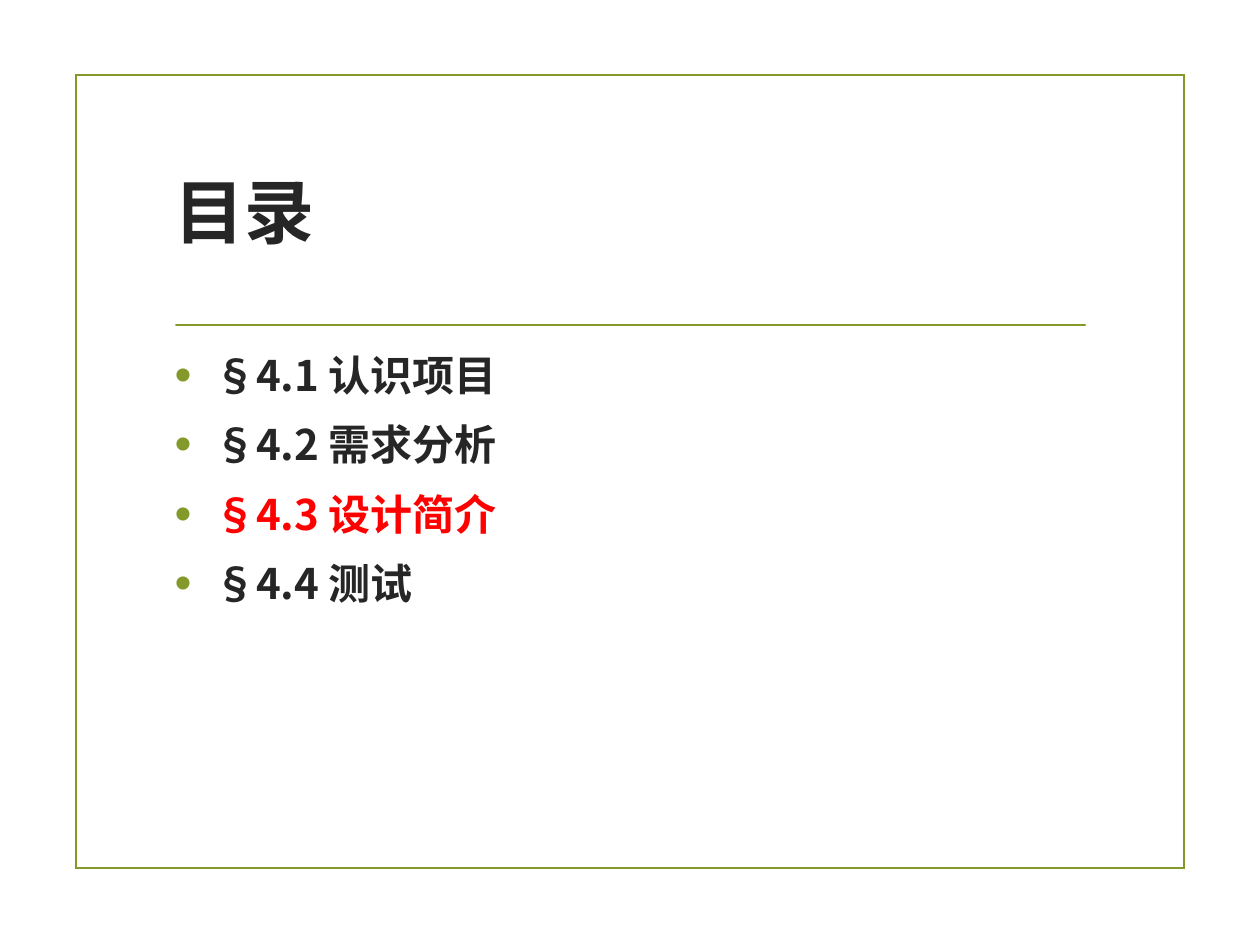
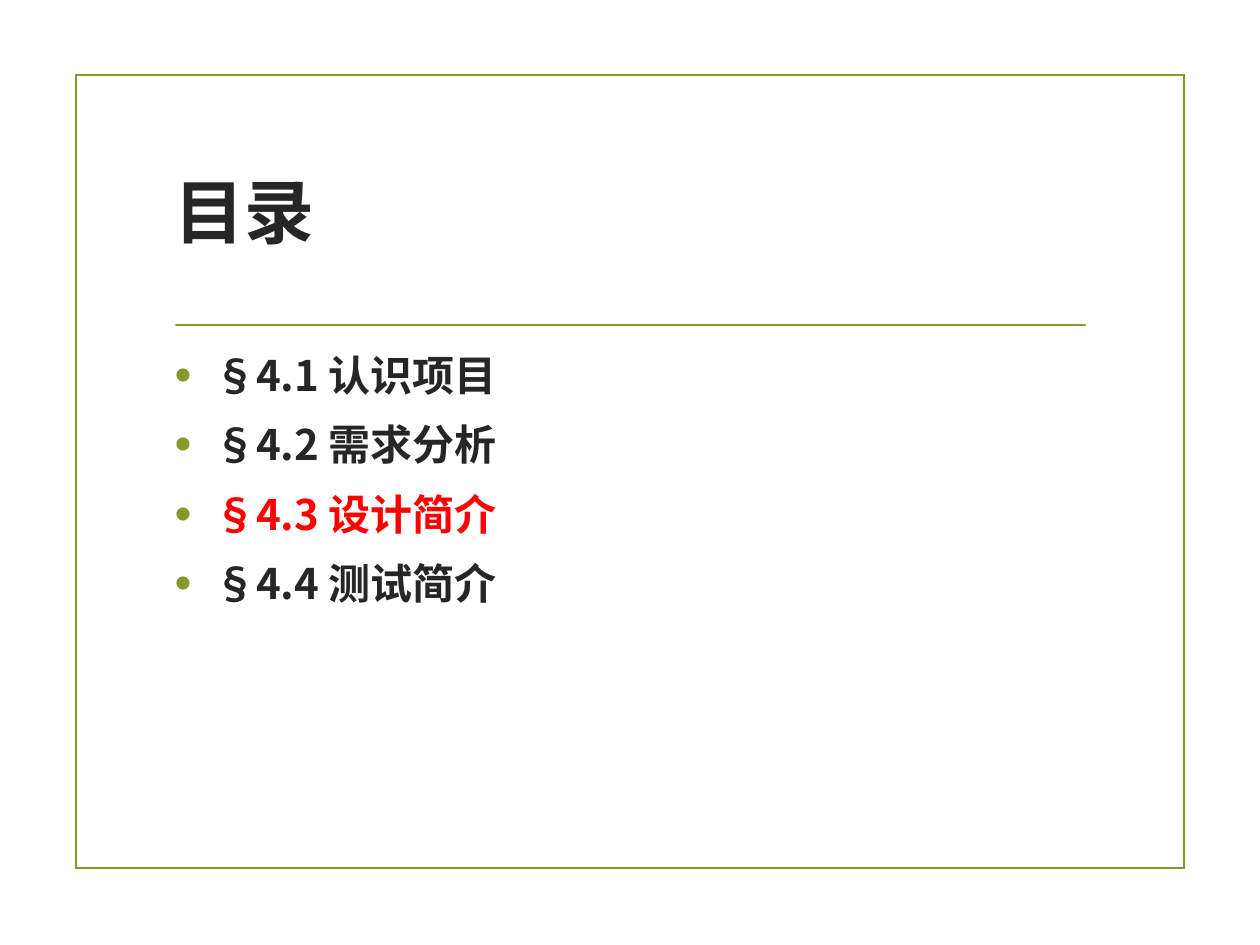
Before and after one commit to zuoshenghuang/curriculum, a slide deck: slide 28 of software/Ch_4_pro.pptx. Drawn at 1260x945 pixels with LibreOffice and Linux fonts; fonts in the diff are those of the drawing; background and template pictures are left out. Boxes give left, top, right and bottom in pixels: in the first picture for what was removed or moved away, otherwise in the second. Text is boxed around its words. In the diff, an @@ line names an element or a change of style, - is before the commit and + after.

```diff
--- a/software/Ch_4_pro.pptx
+++ b/software/Ch_4_pro.pptx
@@ text at (214, 563, 497, 603): text changed @@
-• §4.4 测试
+• §4.4 测试简介
```
Also in this commit, not shown: 3 other slides changed, 7 slides removed, 4 other files.
